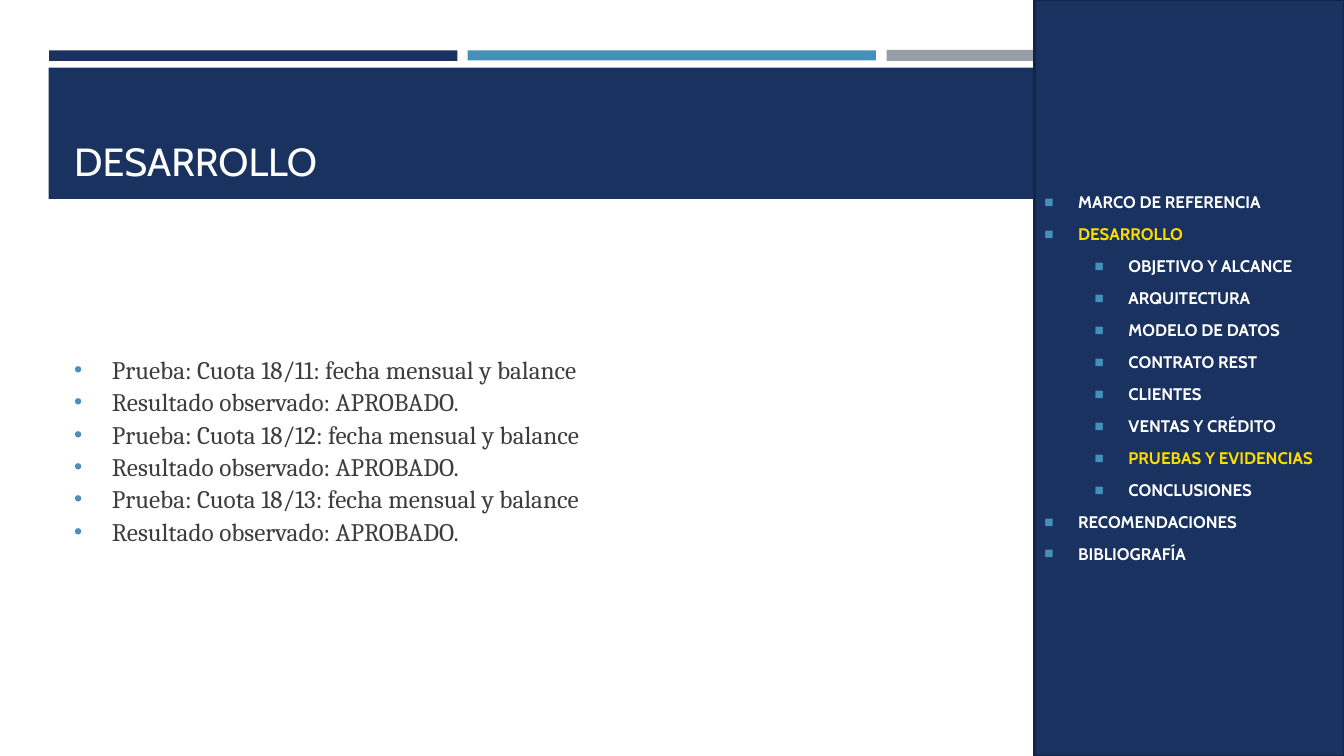
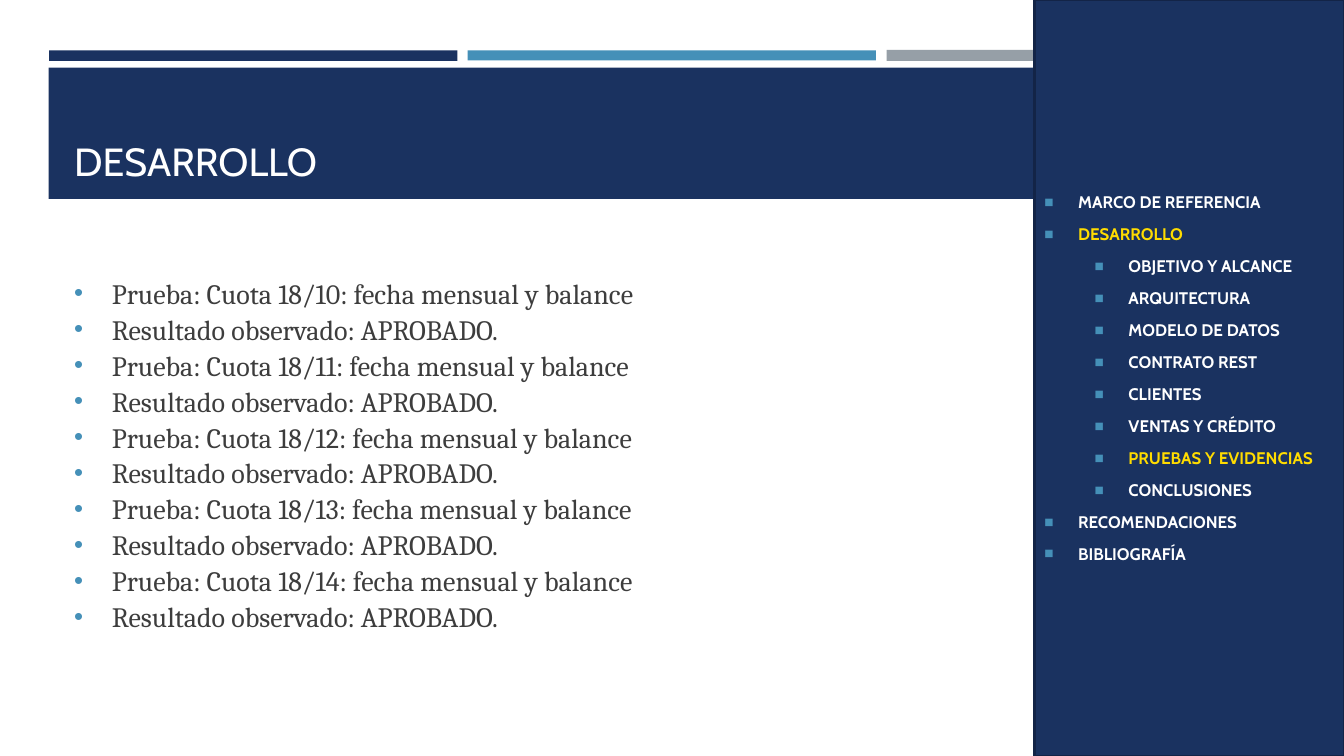
Before and after one commit to gamurigm/examen-arq-1, a slide deck: slide 79 of 05. DOCUMENTACION/02. PRESENTACION/PRESENTACION_CELULAR_BDDLOCAL_RESTFUL_DOTNET_GR09.pptx (slide 43 before the commit). Drawn at 1344x756 pixels with LibreOffice and Linux fonts; fonts in the diff are those of the drawing. Boxes give left, top, right and bottom in pixels: in the first picture for what was removed or moved away, otherwise in the second. Text is boxed around its words. In the diff, an @@ line names an element or a change of style, - is before the commit and + after.

```diff
--- a/05. DOCUMENTACION/02. PRESENTACION/PRESENTACION_CELULAR_BDDLOCAL_RESTFUL_DOTNET_GR09.pptx
+++ b/05. DOCUMENTACION/02. PRESENTACION/PRESENTACION_CELULAR_BDDLOCAL_RESTFUL_DOTNET_GR09.pptx
@@ text "Prueba: Cuota 18/10: fecha mensual ...": place and size @@
-text "Prueba: Cuota 18/10: fecha mensual ..." at (112,361,579,542)
+text "Prueba: Cuota 18/10: fecha mensual ..." at (112,284,633,628)
@@ text at (112,284,633,341): paragraphs added @@
+• Prueba: Cuota 18/10: fecha mensual y balance
+• Resultado observado: APROBADO.
@@ text at (112,356,632,556): size 18 to 20 pt in "Prueba: Cuota 18/11: fecha mensual y balance", "Resultado observado: APROBADO.", "Prueba: Cuota 18/12: fecha mensual y balance", "Resultado observado: APROBADO." and 2 more places @@
@@ text at (112,571,632,628): paragraphs added @@
+• Prueba: Cuota 18/14: fecha mensual y balance
+• Resultado observado: APROBADO.
```
Also in this commit, not shown: 59 other slides changed, 31 slides added, 6 other files.
